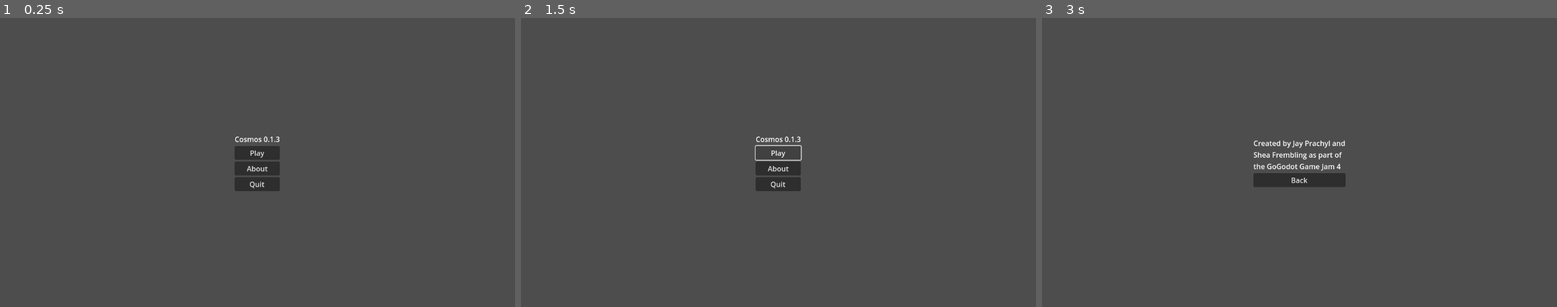
Above: before the commit, frames 1-3 (left to right).
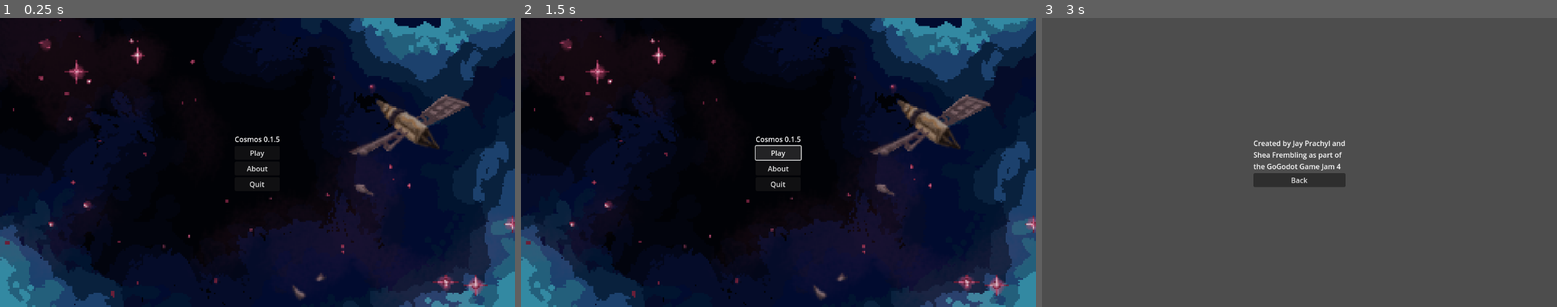
Above: after the commit, the same moments.

Repository: indigoso/gogodotjam4
Game: Godot game, scene res://Scenes/main.tscn
The game is run twice, just before and just after one commit, with the same random seed, the same clock (stepped at 60 frames per second) and the same inputs.
Inputs:
- Up to frame 1 (0.25 s): no input
- Up to frame 2 (1.5 s): click "Play" at 0.5 s; click "Play" at 1.25 s
- Up to frame 3 (3 s): click "Play" at 2 s; click "About" at 2.75 s

The runs differ from the first frame. In frame 1, 99% of the frame differs, in the area x 0-100%, y 0-100%; in frame 2, 99%; in frame 3, nothing differs.

Commit message:
added title screen background

Diff:
--- a/Global Scripts/constants.gd
+++ b/Global Scripts/constants.gd
@@ -1,6 +1,6 @@
 extends Node
 
-const GAME_VERSION = "0.1.3"
+const GAME_VERSION = "0.1.5"
 const GAME_TITLE = "Cosmos"
 
 const SCREEN_PLAY = "screen_play"
--- a/Scenes/title_screen.tscn
+++ b/Scenes/title_screen.tscn
@@ -1,6 +1,7 @@
-[gd_scene load_steps=2 format=3 uid="uid://bu3r5cdxp4ykm"]
+[gd_scene load_steps=3 format=3 uid="uid://bu3r5cdxp4ykm"]
 
 [ext_resource type="Script" path="res://Scenes/title_screen.gd" id="1_1rtc7"]
+[ext_resource type="Texture2D" uid="uid://dqlleqxco1j47" path="res://Assets/Background.png" id="2_qu04b"]
 
 [node name="TitleScreen" type="Control"]
 layout_mode = 3
@@ -10,6 +11,15 @@
 grow_horizontal = 2
 grow_vertical = 2
 script = ExtResource("1_1rtc7")
+
+[node name="TextureRect" type="TextureRect" parent="."]
+layout_mode = 1
+anchors_preset = 15
+anchor_right = 1.0
+anchor_bottom = 1.0
+grow_horizontal = 2
+grow_vertical = 2
+texture = ExtResource("2_qu04b")
 
 [node name="CenterContainer" type="CenterContainer" parent="."]
 layout_mode = 1
Binary file added: Assets/Background.png
Not shown, added: Assets/Background.png.import
Not shown, changed: package.sh
